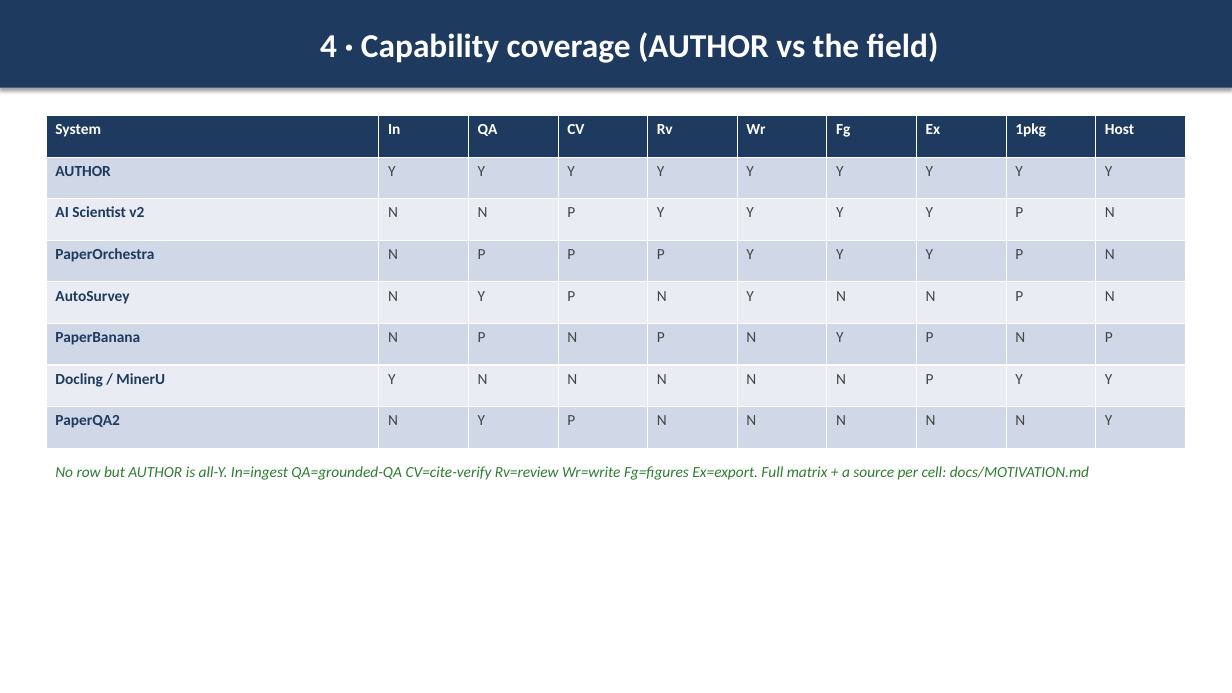
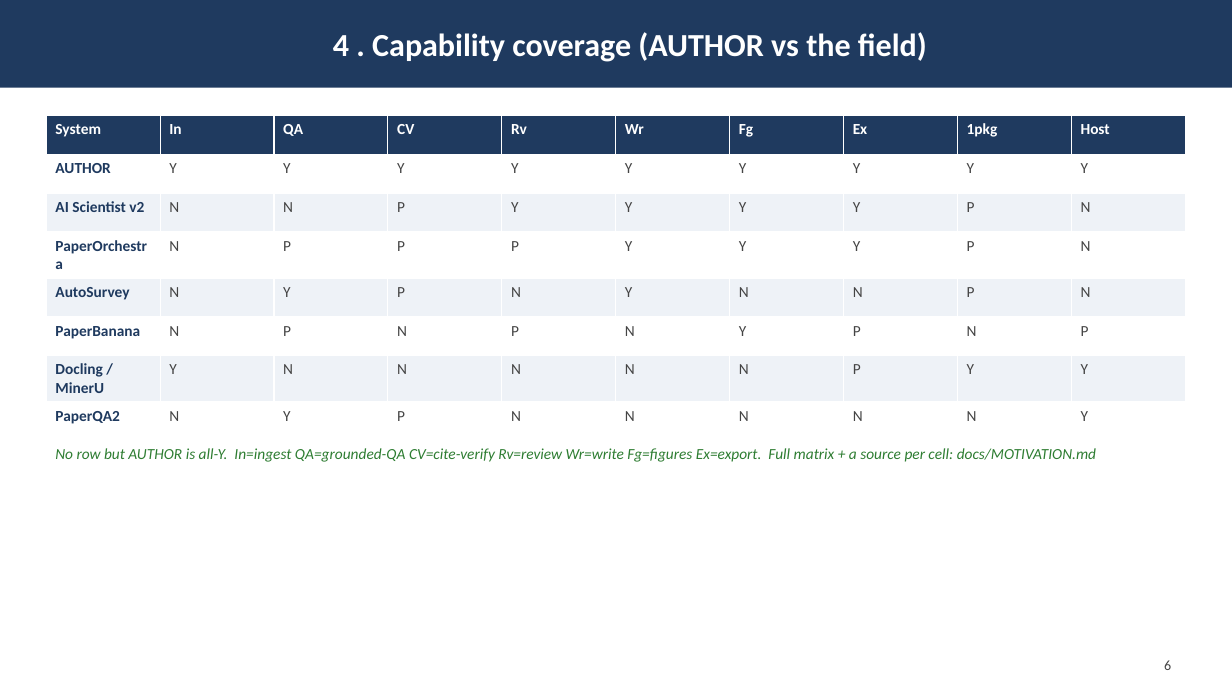
Before and after one commit to iowarp/clio-author, a slide deck: slide 7 of docs/AUTHOR.pptx (slide 5 before the commit). Drawn at 1232x693 pixels with LibreOffice and Linux fonts; fonts in the diff are those of the drawing. Boxes give left, top, right and bottom in pixels: in the first picture for what was removed or moved away, otherwise in the second. Text is boxed around its words. In the diff, an @@ line names an element or a change of style, - is before the commit and + after.

```diff
--- a/docs/AUTHOR.pptx
+++ b/docs/AUTHOR.pptx
@@ rectangle "4 . Capability coverage (AUTHOR ..." at bbox=[0, 0, 1232, 88]: shadow off @@
@@ text in rectangle at bbox=[333, 32, 927, 62]: text changed; size 26 to 25 pt @@
-4 · Capability coverage (AUTHOR vs the field)
+4 . Capability coverage (AUTHOR vs the field)
@@ table at bbox=[46, 116, 1183, 428] @@
@@ fill #D0D8E8 to #FFFFFF in 40 cells @@
@@ fill #E9EDF4 to #EEF2F7 in 30 cells @@
@@ text "No row but AUTHOR is ..." rewrapped from bbox=[55, 466, 1089, 480] to bbox=[55, 448, 1096, 462] @@
@@ text added at bbox=[1164, 660, 1171, 670], 11 pt, text #444444 @@
+6
```
Also in this commit, not shown: 10 other slides changed, 2 slides added, 3 other files.
